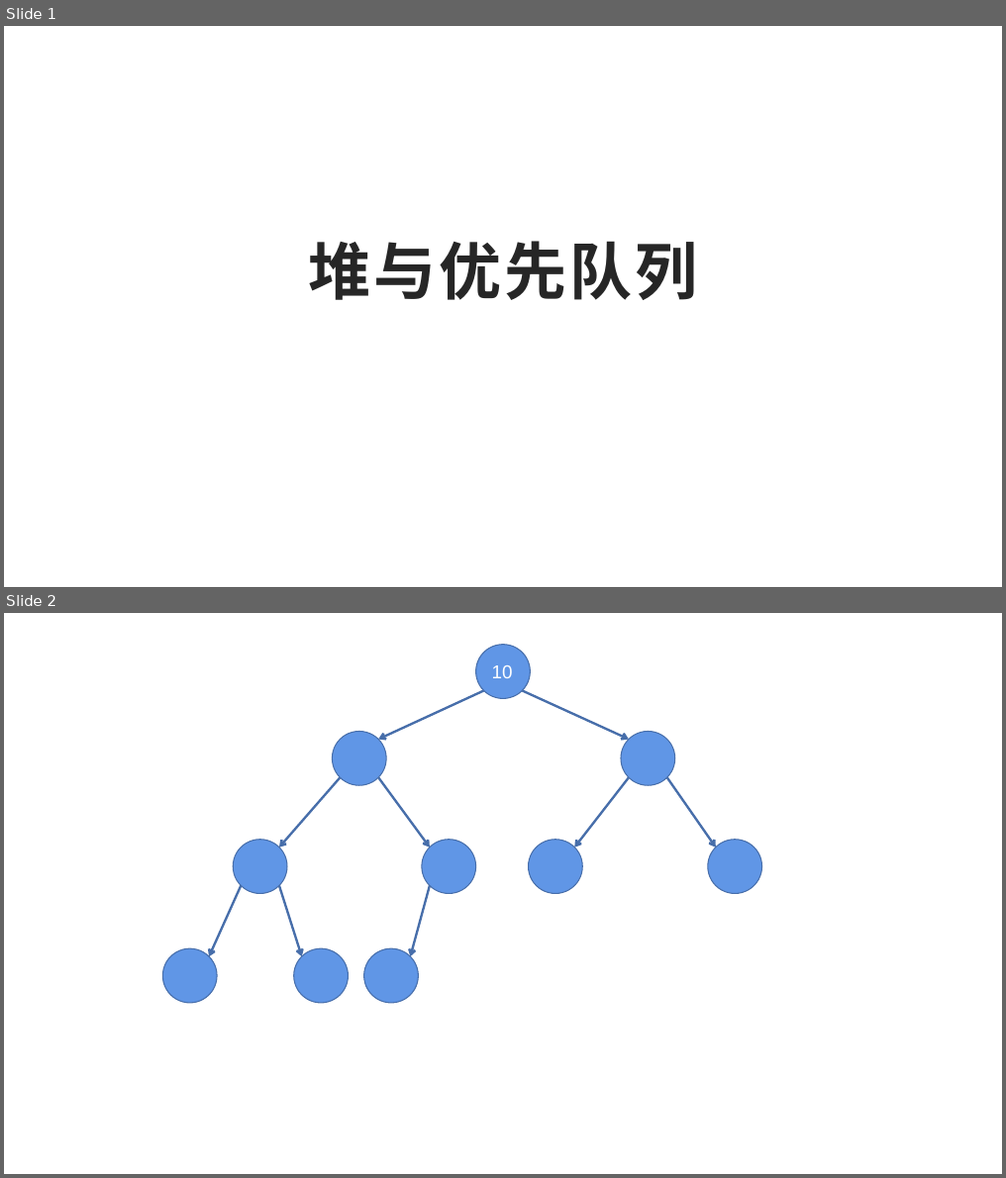
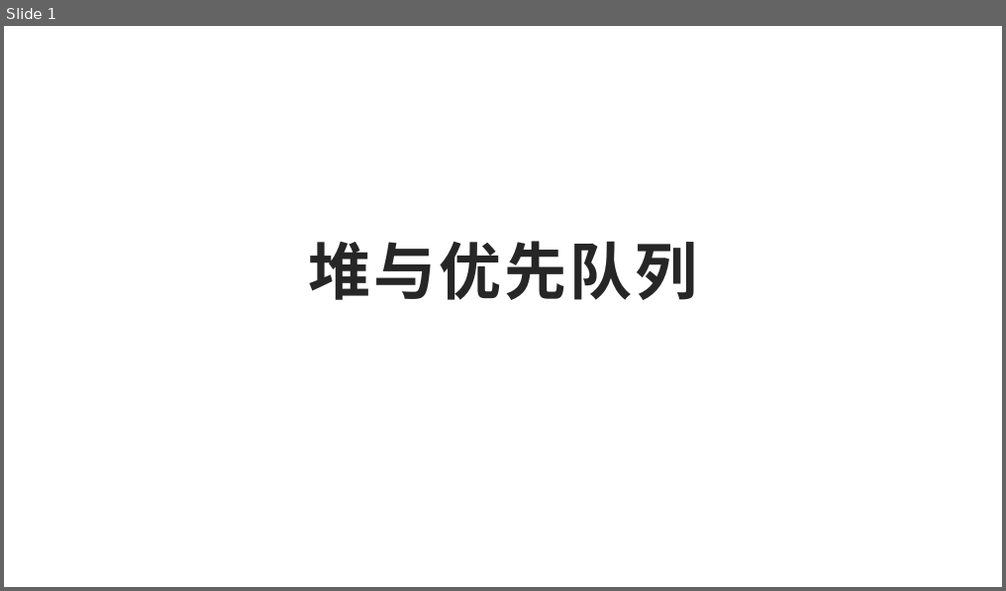
Before and after one commit to jj56313751/weijing-studybook, a slide deck: 算法/数据结构/堆与优先队列/堆与优先队列.pptx. Shown one above the other, each under a label of ours: slides 1 and 2 before the commit, slide 1 after it. The pictures are 1006x1178 and 1006x591 pixels, drawn with LibreOffice and Linux fonts; fonts in the diff are those of the drawing. Boxes give left, top, right and bottom in pixels: in the first picture for what was removed or moved away, otherwise in the second. Text is boxed around its words. In the diff, an @@ line names an element or a change of style, - is before the commit and + after.

```diff
--- a/算法/数据结构/堆与优先队列/堆与优先队列.pptx
+++ b/算法/数据结构/堆与优先队列/堆与优先队列.pptx
@@ slide 2 removed at (4, 613, 1002, 1174), background #FFFFFF @@
@@ ellipse removed at (475, 645, 530, 698) @@
@@ text removed at (492, 665, 513, 678) @@
-10
@@ arrow removed from (484, 691) to (378, 740) @@
@@ arrow removed from (522, 691) to (629, 740) @@
@@ ellipse removed at (332, 731, 386, 785) @@
@@ ellipse removed at (621, 731, 675, 785) @@
@@ arrow removed from (341, 777) to (279, 848) @@
@@ arrow removed from (378, 777) to (430, 848) @@
@@ arrow removed from (629, 777) to (574, 848) @@
@@ arrow removed from (667, 777) to (716, 848) @@
@@ ellipse removed at (233, 840, 287, 894) @@
@@ ellipse removed at (422, 840, 475, 894) @@
@@ ellipse removed at (528, 840, 582, 894) @@
@@ ellipse removed at (708, 840, 761, 894) @@
@@ arrow removed from (242, 885) to (209, 957) @@
@@ arrow removed from (279, 885) to (302, 957) @@
@@ arrow removed from (430, 885) to (411, 957) @@
@@ ellipse removed at (162, 950, 217, 1003) @@
@@ ellipse removed at (294, 950, 348, 1003) @@
@@ ellipse removed at (364, 950, 418, 1003) @@
```
Also in this commit, not shown: 40 slides added, 5 other files.
